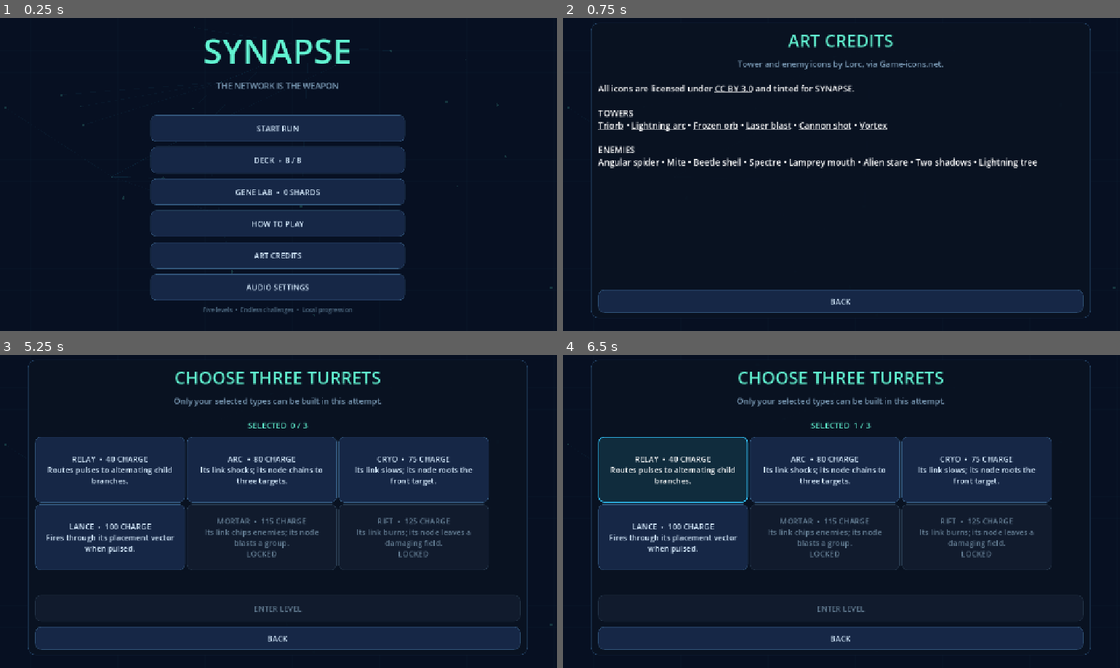
Above: before the commit, frames 1-4 (two rows, left to right).
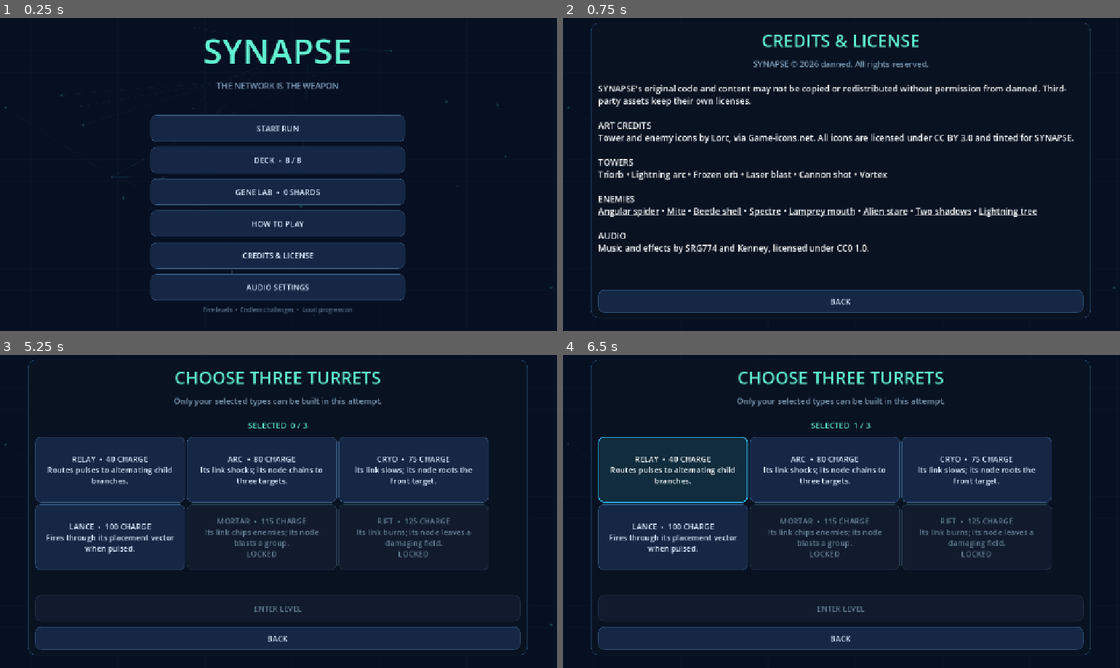
Above: after the commit, the same moments.

Repository: danned/synapse
Game: Godot game, scene res://main.tscn
Two runs of this game, one before a commit and one after it. Both use one fixed random seed, a clock stepped at 60 frames per second and the inputs below. Sound files missing from this copy of the repository are replaced by a short silence.
Inputs:
- Up to frame 1 (0.25 s): no input
- Up to frame 2 (0.75 s): click "ART CREDITS" (after the commit: "CREDITS & LICENSE") at 0.5 s
- Up to frame 3 (5.25 s): click "BACK" at 1.25 s; click "START RUN" at 2 s; click "MAIN MENU" at 2.75 s; click "START RUN" at 3.5 s; click "LEVEL 1 First Signal AVAILABLE" at 4.25 s; click "ENTER" at 5 s
- Up to frame 4 (6.5 s): click "RELAY • 40 CHARGE Routes puls…" at 5.75 s

The runs differ from the first frame. In frame 1, 0.2% of the frame differs, in the area x 43-57%, y 74-77%; in frame 2, 8.6%, in the area x 6-92%, y 5-76%; in frame 3, less than 0.1%; in frame 4, less than 0.1%.

Commit message:
feat: publish web build and protect original work

Diff:
--- a/scripts/main.gd
+++ b/scripts/main.gd
@@ -64,7 +64,7 @@
 	var guide := _menu_button("HOW TO PLAY", Color("33c8ff"))
 	guide.pressed.connect(_show_how_to_play)
 	column.add_child(guide)
-	var credits := _menu_button("ART CREDITS", Color("ffca65"))
+	var credits := _menu_button("CREDITS & LICENSE", Color("ffca65"))
 	credits.pressed.connect(_show_art_credits)
 	column.add_child(credits)
 	var settings := _menu_button("AUDIO SETTINGS", Color("7b9bb6"))
@@ -516,15 +516,17 @@
 
 func _show_art_credits() -> void:
 	_clear_content()
-	var shell := _page_shell("ART CREDITS", "Tower and enemy icons by Lorc, via Game-icons.net.")
+	var shell := _page_shell("CREDITS & LICENSE", "SYNAPSE © 2026 danned. All rights reserved.")
 	var body: VBoxContainer = shell["body"]
 	var credits := RichTextLabel.new()
 	credits.bbcode_enabled = true
 	credits.size_flags_vertical = Control.SIZE_EXPAND_FILL
 	credits.add_theme_font_size_override("normal_font_size", 19)
-	credits.text = "All icons are licensed under [url=https://creativecommons.org/licenses/by/3.0/]CC BY 3.0[/url] and tinted for SYNAPSE.\n\n" \
+	credits.text = "SYNAPSE's original code and content may not be copied or redistributed without permission from danned. Third-party assets keep their own licenses.\n\n" \
+		+ "ART CREDITS\nTower and enemy icons by Lorc, via Game-icons.net. All icons are licensed under [url=https://creativecommons.org/licenses/by/3.0/]CC BY 3.0[/url] and tinted for SYNAPSE.\n\n" \
 		+ "TOWERS\n[url=https://game-icons.net/1x1/lorc/triorb.html]Triorb[/url] • [url=https://game-icons.net/1x1/lorc/light …(324 unchanged characters)…
-		+ "ENEMIES\n[url=https://game-icons.net/1x1/lorc/angular-s …(499 unchanged characters)… lightning-tree.html]Lightning tree[/url]"
+		+ "ENEMIES\n[url=https://game-icons.net/1x1/lorc/angular-s …(499 unchanged characters)… lightning-tree.html]Lightning tree[/url]\n\n" \
+		+ "AUDIO\nMusic and effects by SRG774 and Kenney, licensed under [url=https://creativecommons.org/publicdomain/zero/1.0/]CC0 1.0[/url]."
 	credits.meta_clicked.connect(func(url: Variant): OS.shell_open(str(url)))
 	body.add_child(credits)
 	_add_back_button(body, _show_main_menu)
Not shown, added: .github/workflows/web-pages.yml
Not shown, added: LICENSE
Not shown, changed: README.md
